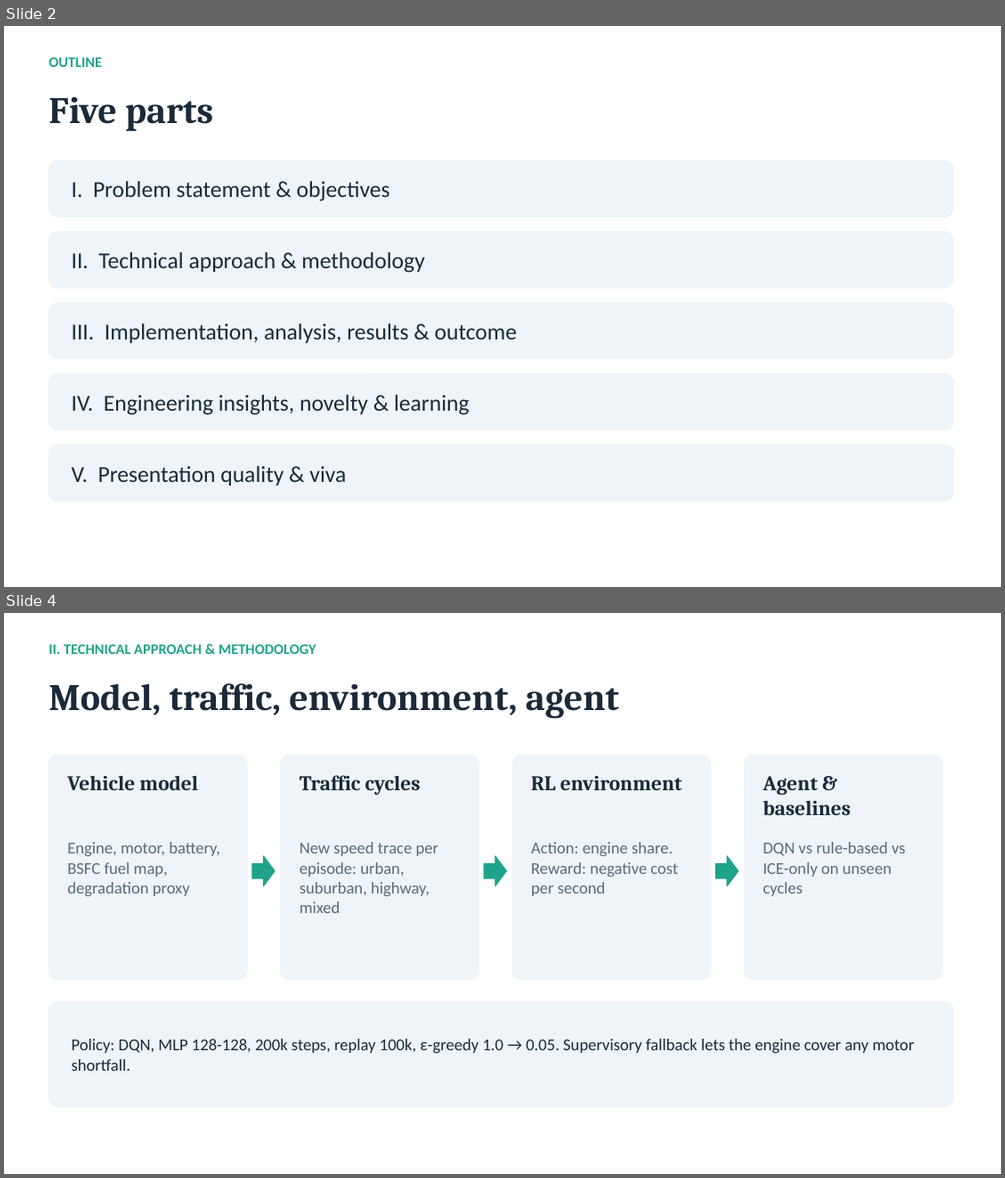
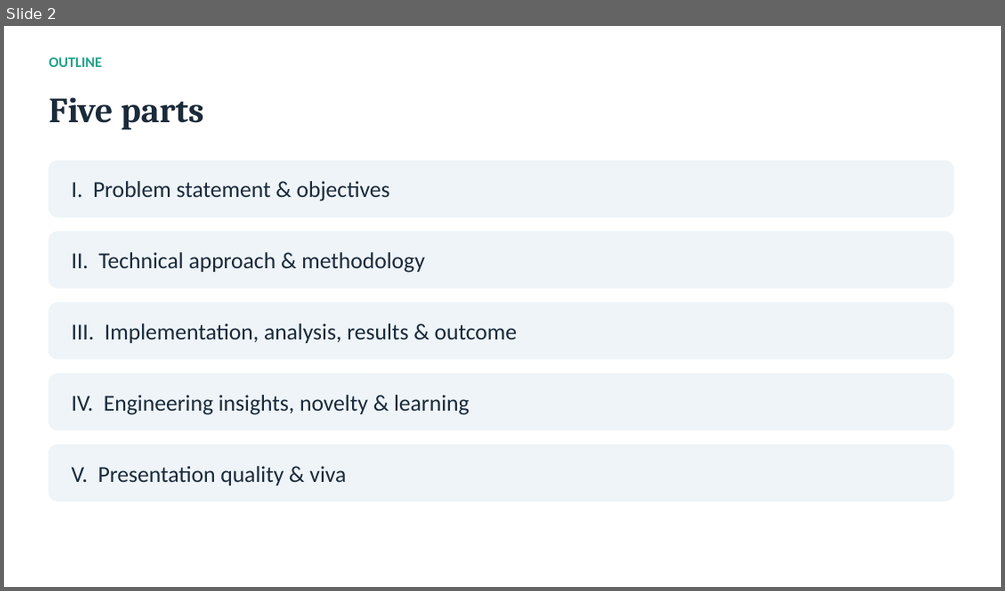
Before and after one commit to Uchihakamal1816/hev-torque-split-drl, a slide deck: HEV_Torque_Split_RL.pptx. Shown one above the other, each under a label of ours: slides 2 and 4 before the commit, slide 2 after it; the slides between them are not shown. The pictures are 1005x1178 and 1005x591 pixels, drawn with LibreOffice and Linux fonts; fonts in the diff are those of the drawing. Boxes give left, top, right and bottom in pixels: in the first picture for what was removed or moved away, otherwise in the second. Text is boxed around its words. In the diff, an @@ line names an element or a change of style, - is before the commit and + after.

```diff
--- a/HEV_Torque_Split_RL.pptx
+++ b/HEV_Torque_Split_RL.pptx
@@ slide 4 removed at (x1=4, y1=613, x2=1001, y2=1174), background #FFFFFF @@
@@ text removed at (x1=48, y1=644, x2=316, y2=654) @@
-II. TECHNICAL APPROACH & METHODOLOGY
@@ text removed at (x1=48, y1=683, x2=619, y2=719) @@
-Model, traffic, environment, agent
@@ rounded rectangle removed at (x1=48, y1=755, x2=247, y2=980) @@
@@ rounded rectangle removed at (x1=281, y1=755, x2=479, y2=980) @@
@@ rounded rectangle removed at (x1=512, y1=755, x2=711, y2=980) @@
@@ rounded rectangle removed at (x1=744, y1=755, x2=942, y2=980) @@
@@ text removed at (x1=67, y1=776, x2=198, y2=790) @@
-Vehicle model
@@ text removed at (x1=299, y1=775, x2=421, y2=795) @@
-Traffic cycles
@@ text removed at (x1=531, y1=776, x2=682, y2=790) @@
-RL environment
@@ text removed at (x1=763, y1=776, x2=851, y2=815) @@
-Agent & baselines
@@ text removed at (x1=67, y1=842, x2=220, y2=896) @@
-Engine, motor, battery, BSFC fuel map, degradation proxy
@@ text removed at (x1=299, y1=842, x2=439, y2=913) @@
-New speed trace per episode: urban, suburban, highway, mixed
@@ text removed at (x1=531, y1=842, x2=678, y2=896) @@
-Action: engine share. Reward: negative cost per second
@@ text removed at (x1=763, y1=842, x2=906, y2=896) @@
-DQN vs rule-based vs ICE-only on unseen cycles
@@ right arrow removed at (x1=252, y1=856, x2=275, y2=886) @@
@@ right arrow removed at (x1=484, y1=856, x2=507, y2=886) @@
@@ right arrow removed at (x1=716, y1=856, x2=738, y2=886) @@
@@ rounded rectangle removed at (x1=48, y1=1002, x2=954, y2=1107) @@
@@ text removed at (x1=72, y1=1038, x2=914, y2=1070) @@
-Policy: DQN, MLP 128-128, 200k steps, replay 100k, ε-greedy 1.0 → 0.05. Supervisory fallback lets the engine cover any motor shortfall.
@@ slide 2 changed as well @@
@@ text "Five parts" at (x1=48, y1=97, x2=204, y2=130): size 36 to 34 pt @@
```
Also in this commit, not shown: 4 other slides changed, 10 slides added, 7 other slides removed, 47 other files.
